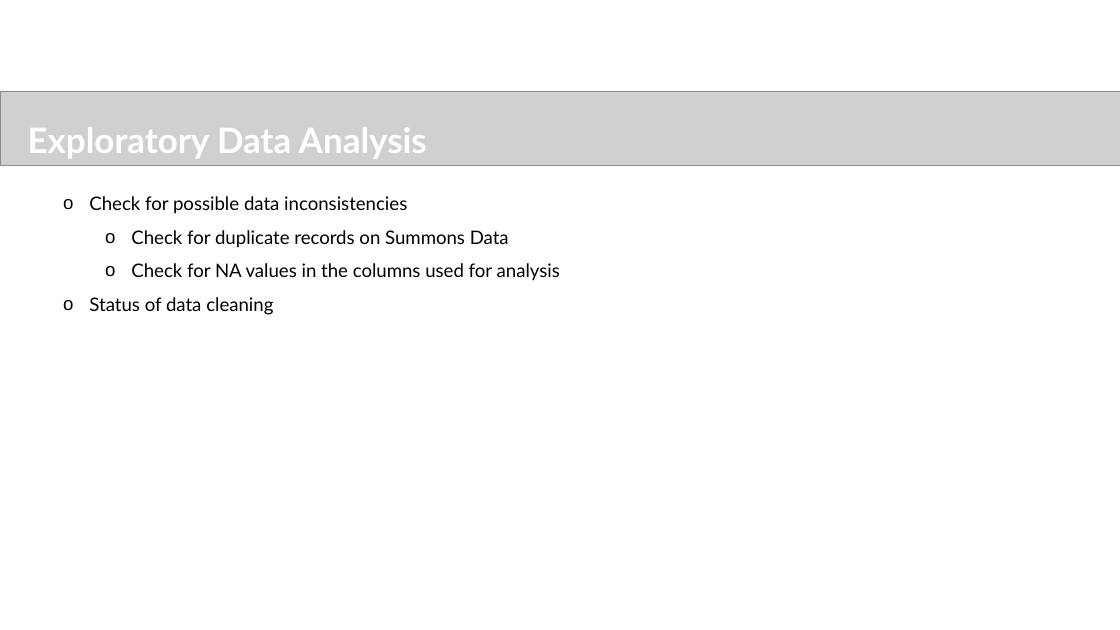
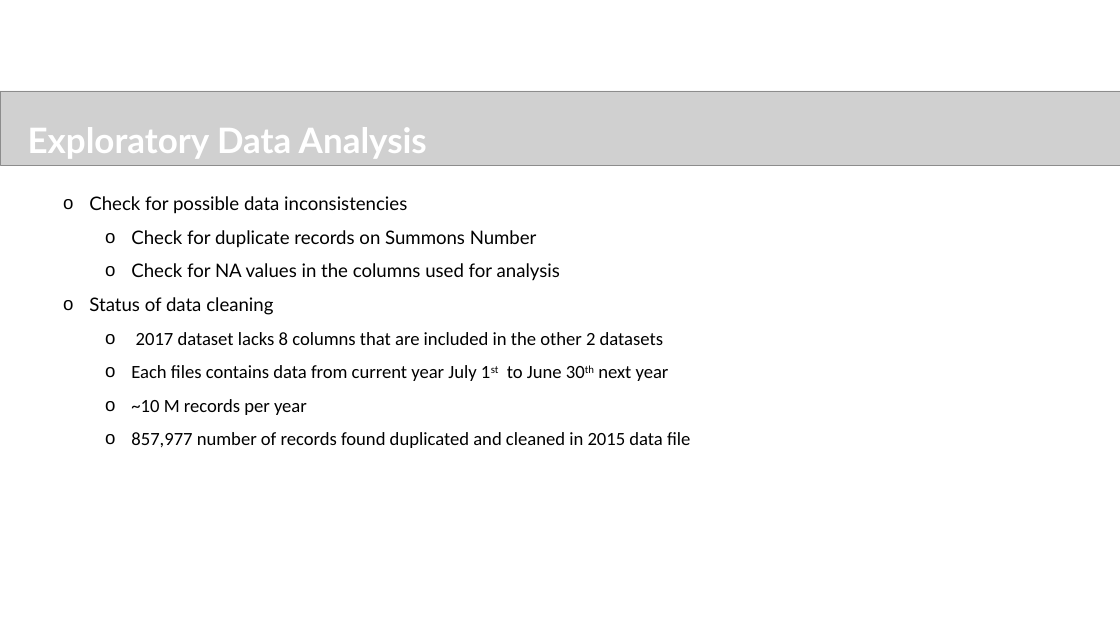
Before and after one commit to sureshballa/data-science-projects, a slide deck: slide 8 of NYC Parking Tickets EDA/FayizMayamVeettil_DDA1730041_main.pptx. Drawn at 1120x630 pixels with LibreOffice and Linux fonts; fonts in the diff are those of the drawing; grey boxes stand for pictures; background and template pictures are left out. Boxes give left, top, right and bottom in pixels: in the first picture for what was removed or moved away, otherwise in the second. Text is boxed around its words. In the diff, an @@ line names an element or a change of style, - is before the commit and + after.

```diff
--- a/NYC Parking Tickets EDA/FayizMayamVeettil_DDA1730041_main.pptx
+++ b/NYC Parking Tickets EDA/FayizMayamVeettil_DDA1730041_main.pptx
@@ text at [131,230,537,248]: text changed @@
-    o Check for duplicate records on Summons Data
+    o Check for duplicate records on Summons Number
@@ text at [131,332,690,448]: paragraphs added @@
+    o 2017 dataset lacks 8 columns that are included in the other 2 datasets
+    o Each files contains data from current year July 1st to June 30th next year
+    o ~10 M records per year
+    o 857,977 number of records found duplicated and cleaned in 2015 data file
```
Also in this commit, not shown: 6 other slides changed, 2 slides added, 2 other files.
